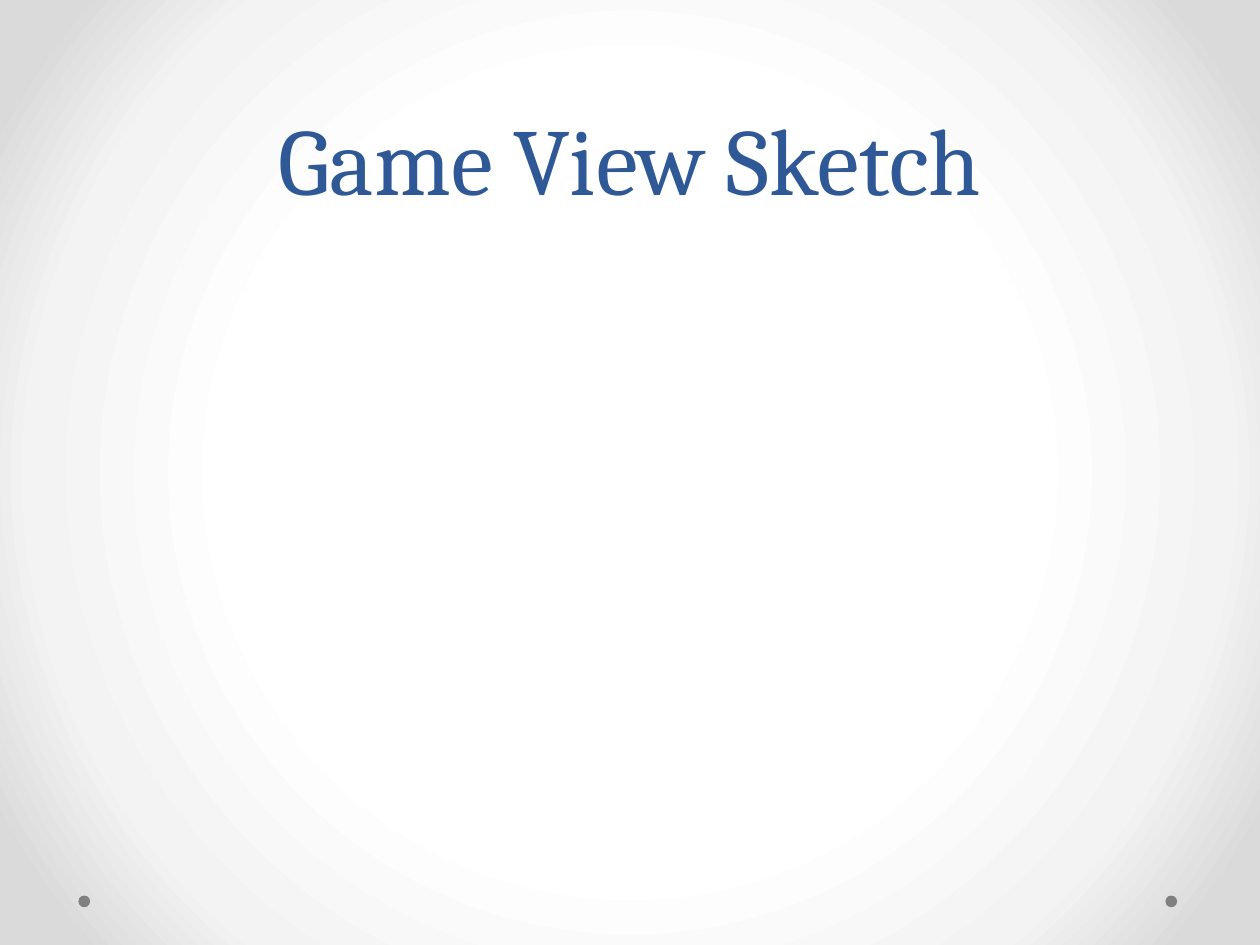
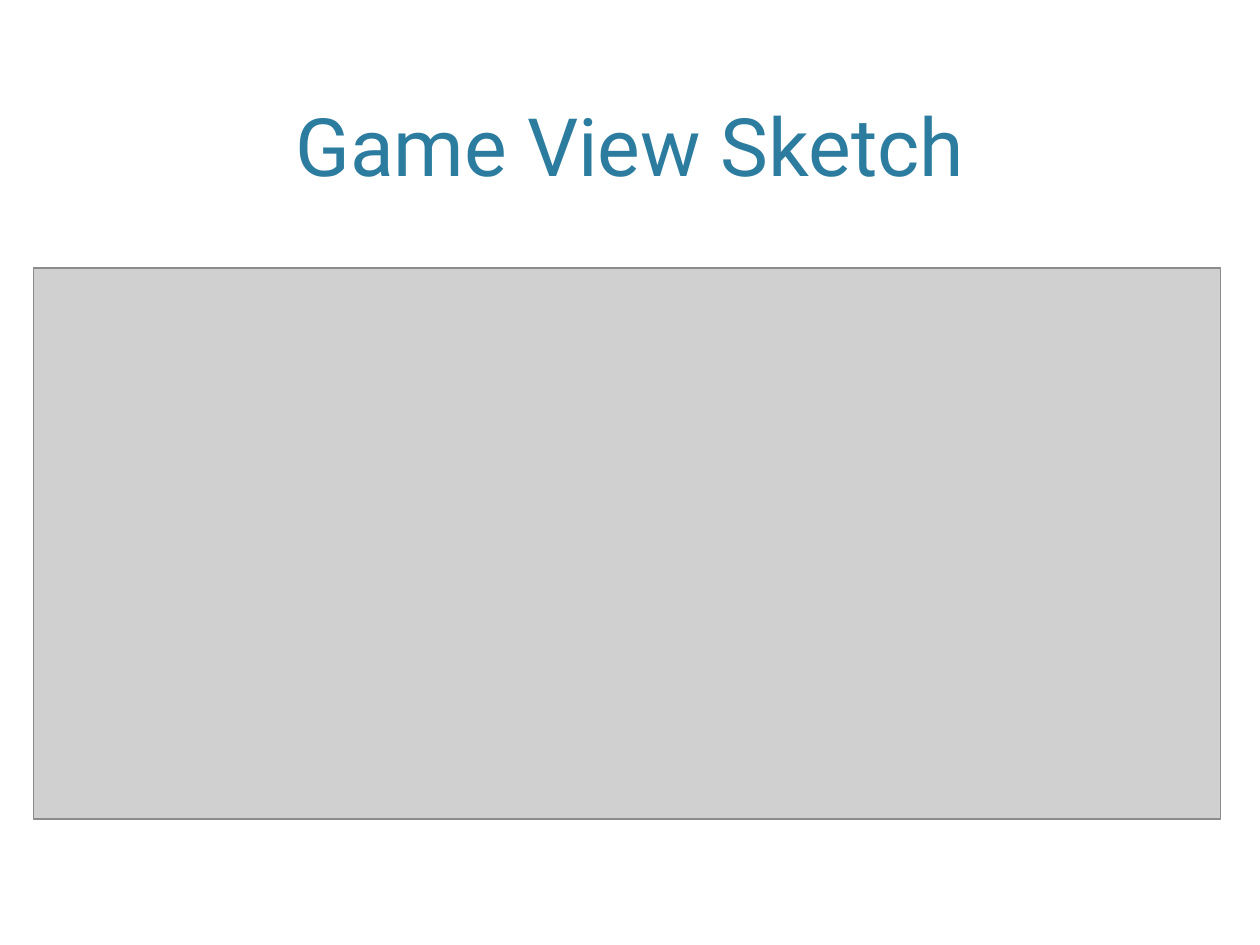
Before and after one commit to mremad/SpaceInvaders-iOS, a slide deck: slide 3 of IPhonePresentation.pptx. Drawn at 1260x945 pixels with LibreOffice and Linux fonts; fonts in the diff are those of the drawing; grey boxes stand for pictures; background and template pictures are left out. Boxes give left, top, right and bottom in pixels: in the first picture for what was removed or moved away, otherwise in the second. Text is boxed around its words. In the diff, an @@ line names an element or a change of style, - is before the commit and + after.

```diff
--- a/IPhonePresentation.pptx
+++ b/IPhonePresentation.pptx
@@ background gradient #FFFFFF to #F4F4F4 to #DADADA to picture (left out) @@
@@ title "Game View Sketch" moved from (x1=279, y1=129, x2=981, y2=196) to (x1=296, y1=115, x2=964, y2=177) @@
@@ title "Game View Sketch" at (x1=296, y1=115, x2=964, y2=177): size 54 to 46 pt, font Cambria to Roboto, text colour #2F5897 to #2C7C9F; line spacing 58pt to 1 @@
@@ picture added at (x1=33, y1=268, x2=1220, y2=819) @@
@@ ellipse removed at (x1=78, y1=896, x2=89, y2=907) @@
@@ ellipse removed at (x1=1166, y1=896, x2=1177, y2=907) @@
```
Also in this commit, not shown: 3 other slides changed, 5 slides added, 14 other files.
